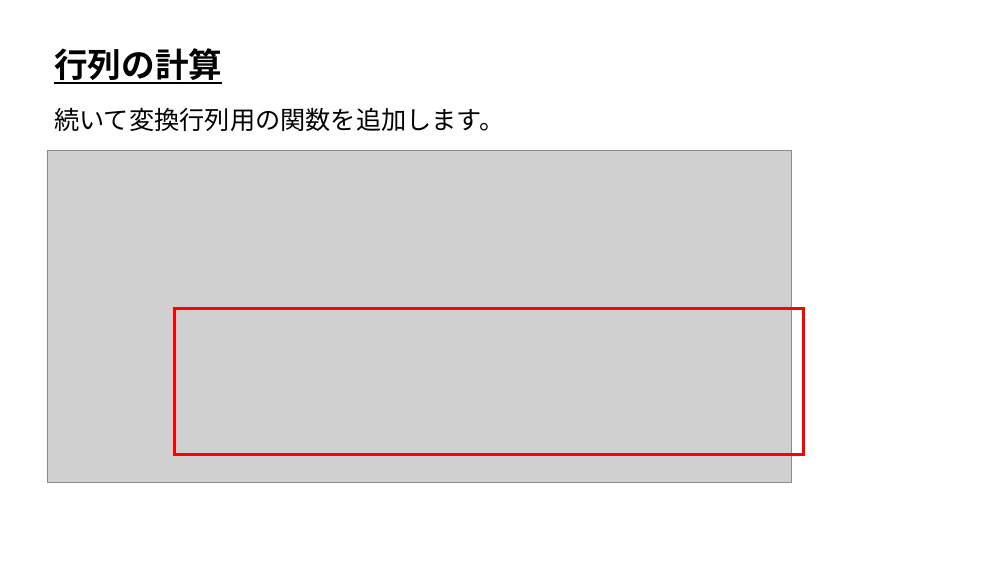
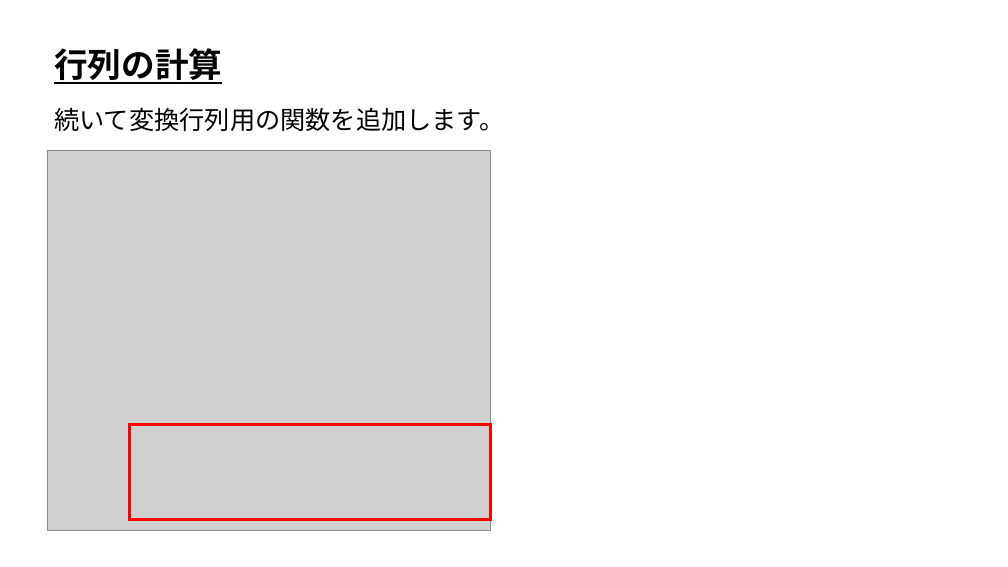
Before and after one commit to ArakiYusuke-Ohara/Textbook, a slide deck: slide 10 of ゲーム科2年/00_前期/ゲーム開発Ⅰ/09_行列計算.pptx. Drawn at 1008x567 pixels with LibreOffice and Linux fonts; fonts in the diff are those of the drawing; grey boxes stand for pictures. Boxes give left, top, right and bottom in pixels: in the first picture for what was removed or moved away, otherwise in the second. Text is boxed around its words. In the diff, an @@ line names an element or a change of style, - is before the commit and + after.

```diff
--- a/ゲーム科2年/00_前期/ゲーム開発Ⅰ/09_行列計算.pptx
+++ b/ゲーム科2年/00_前期/ゲーム開発Ⅰ/09_行列計算.pptx
@@ picture: place and size @@
-picture at (47, 150, 792, 482)
+picture at (47, 150, 491, 531)
@@ rectangle removed at (175, 309, 804, 454) @@
@@ rectangle added at (129, 425, 491, 520), outline #FF0000 3 pt @@
```
Also in this commit, not shown: 1 other slide changed, 48 other files.
